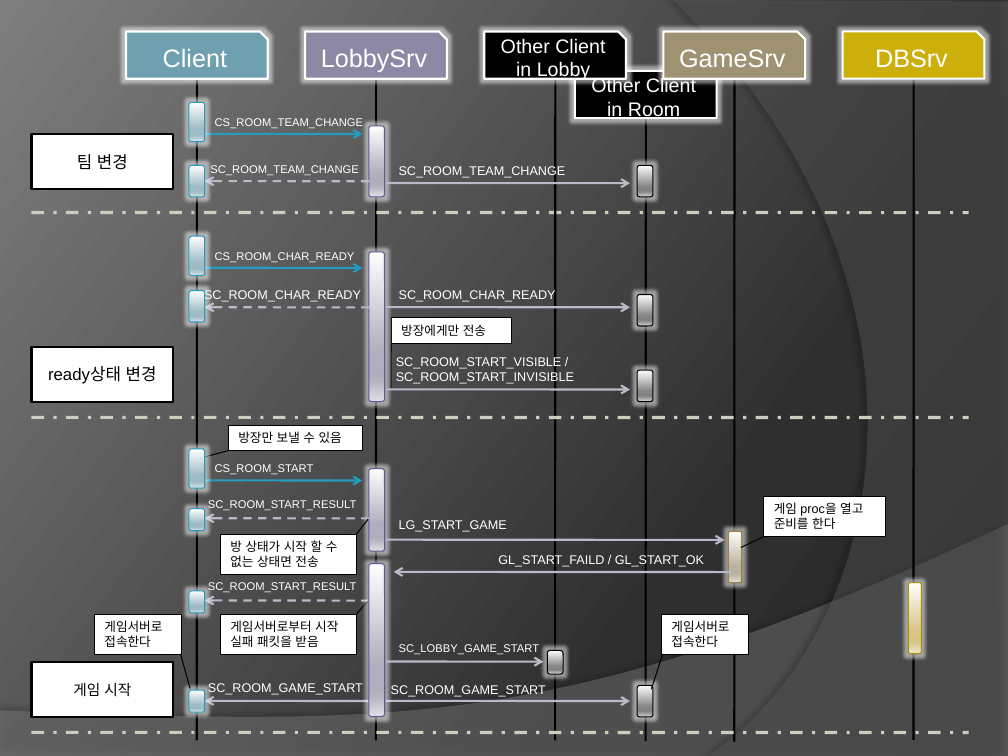
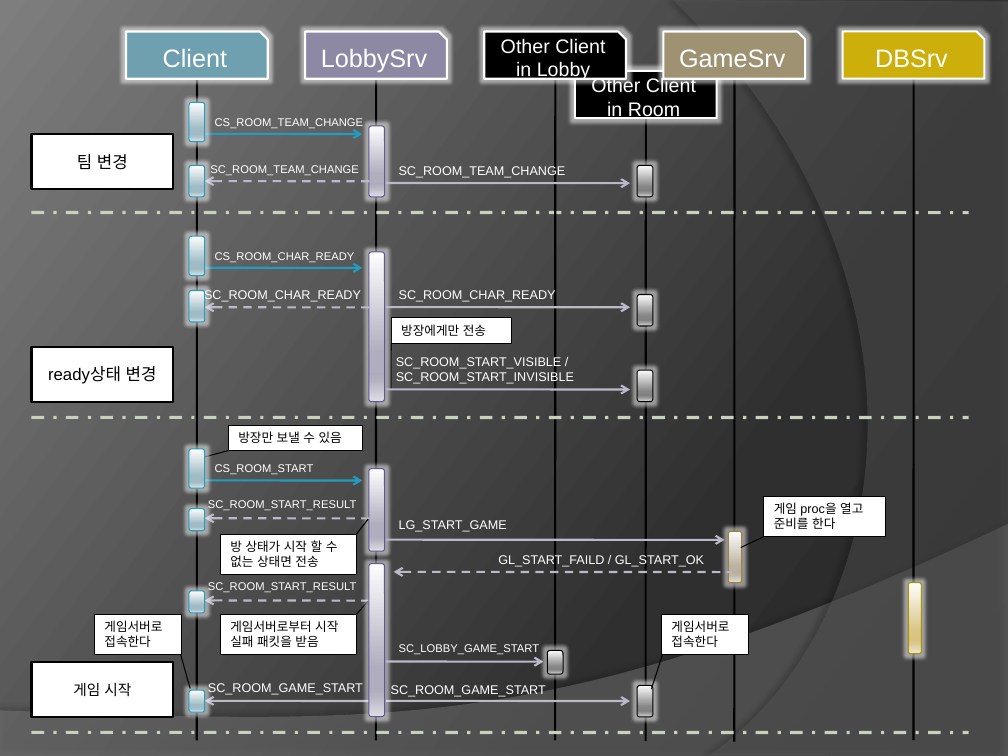
Before and after one commit to opk7977/privateserverlib, a slide deck: slide 10 of wiki/Min 人 Made_Server.pptx. Drawn at 1008x756 pixels with LibreOffice and Linux fonts; fonts in the diff are those of the drawing. Boxes give left, top, right and bottom in pixels: in the first picture for what was removed or moved away, otherwise in the second. Text is boxed around its words. In the diff, an @@ line names an element or a change of style, - is before the commit and + after.

```diff
--- a/wiki/Min 人 Made_Server.pptx
+++ b/wiki/Min 人 Made_Server.pptx
@@ arrow (394, 572) - (733, 573): stroke #BBB8C8 1.5 pt to #BBB8C8 1.5 pt dashed @@
```
Also in this commit, not shown: 2 other files.
